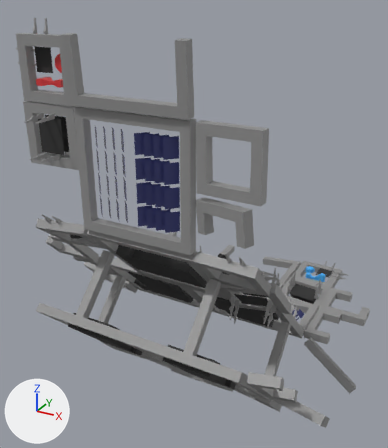
The glTF model StarbaseAtlasProjectPvP.glb as it was, and as the next commit left it.
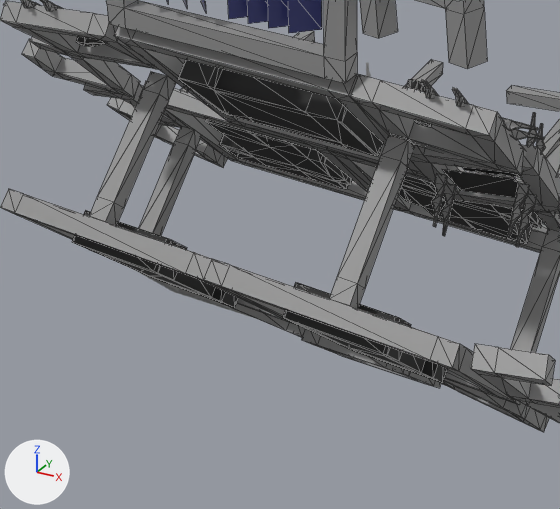
Each version appears first whole from a 50 mm camera at (812.0, -1524.0, 1023.0) aimed at (-75.0, 89.0, 216.0), and next in a close-up on the part from 9% to 74% of the width and 49% to 100% of the height. The axes (+X, +Y, +Z) are drawn at lower left. The lights are the same throughout. The close-ups show mesh edges as thin lines. Where no turn or scale is listed for an object, it has been applied to the vertices. Vertices at the same position are counted once.

The first close-up shows 'Block_Ship_Hangars.005', 'Block_Ship_Hangars.006', 'Block_Ship_Hangars.007', 'Block_Ship_Shop_Black.001', 'Block_Ship_Shop_Black.002', 'Block_Solar.006', 'Quarter_Block_Half.063', 'Quarter_Block_Pillar.011', 'Quarter_Block_Pillar.013', 'Quarter_Block_Spawn.001', 'Quarter_Block_Spawn.002', 'Quarter_Block_Towers.155'.
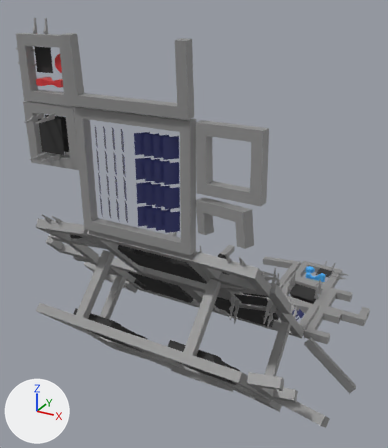
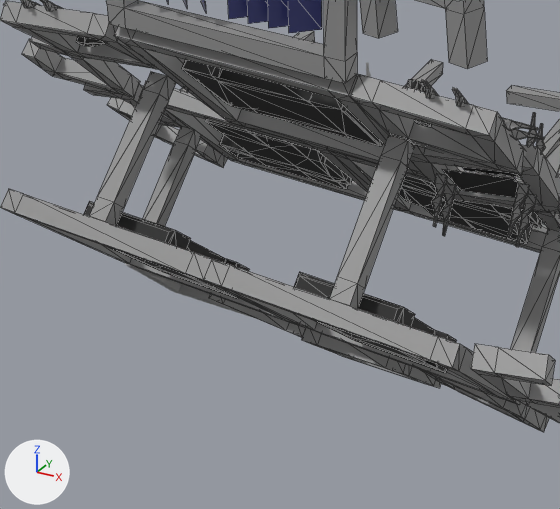
Changed parts and their boxes (x1, y1, x2, y2) in the close-ups (560 x 509 px; the box of a moved part takes in the faces that stretch with it):
'Block_Ship_Hangars.006', reshaped: before (0, 189, 295, 324); after (0, 189, 303, 327)
part 1 of me_cube_006, moved or reshaped: before (72, 60, 447, 383); after (84, 60, 457, 373)

The change in detail:
me_cube_006 is used by ob_block_ship_hangars_005; location (169.0, -82.0, 90.0); rotation (-0.785, 0.0, 0.0), in degrees (-45, 0, 0).
me_cube_006 had 64 vertices, 128 faces and spanned x -370.0..0.0, y -370.0..0.0, z -40.0..10.0.
me_cube_006 now has 64 vertices, 128 faces and spans x -370.0..0.0, y -370.0..0.0, z -30.0..25.0.
Part 1, on me_cube_006:
20 vertices are removed from x -320.0..-50.0, y -265.0..-105.0, z -40.0..10.0.
60 faces are deleted.
9 vertices in x -320.0..-105.0, y -265.0..-105.0, z -40.0..10.0 move by (0.0, 0.0, 15.0).
3 vertices move from x -105.0..-50.0, y -265.0..-110.0, z -40.0..10.0 to x -105.0..-55.0, y -265.0..-105.0, z -25.0..25.0.
14 vertices are added at x -320.0..-50.0, y -260.0..-105.0, z -25.0..25.0.
6 new vertices lie (0.0, 0.0, 50.0) away from vertices in x -315.0..-105.0, y -265.0..-105.0, z -40.0..10.0.
60 new faces join them, mat_black (black #2d2d2d).
